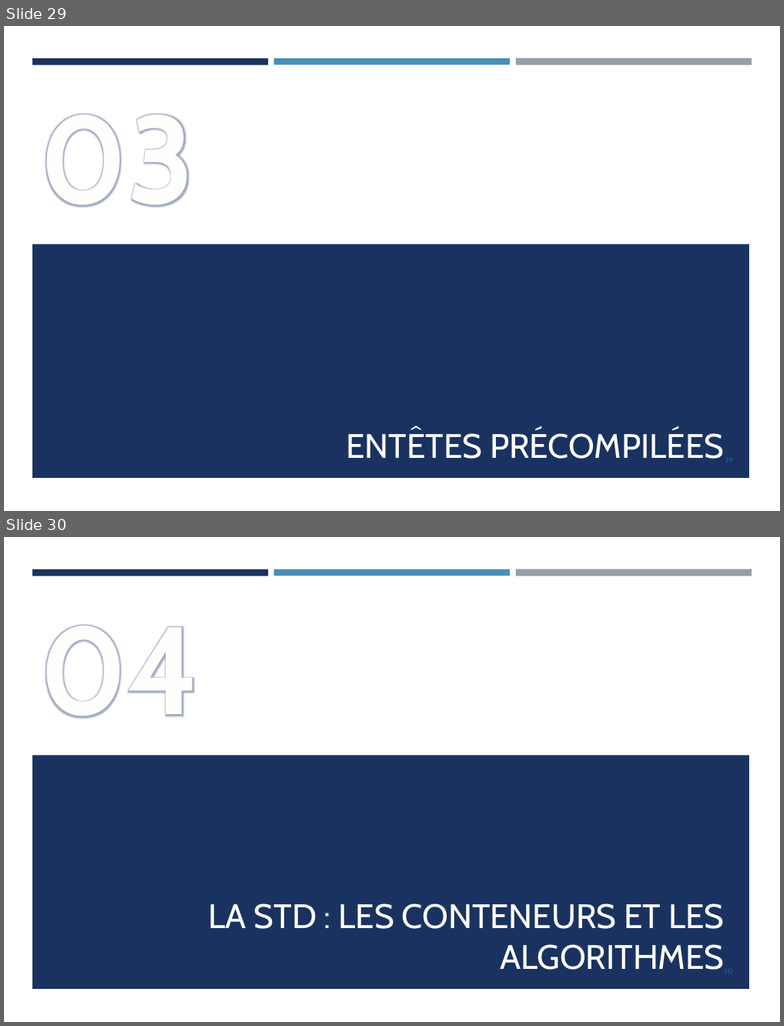
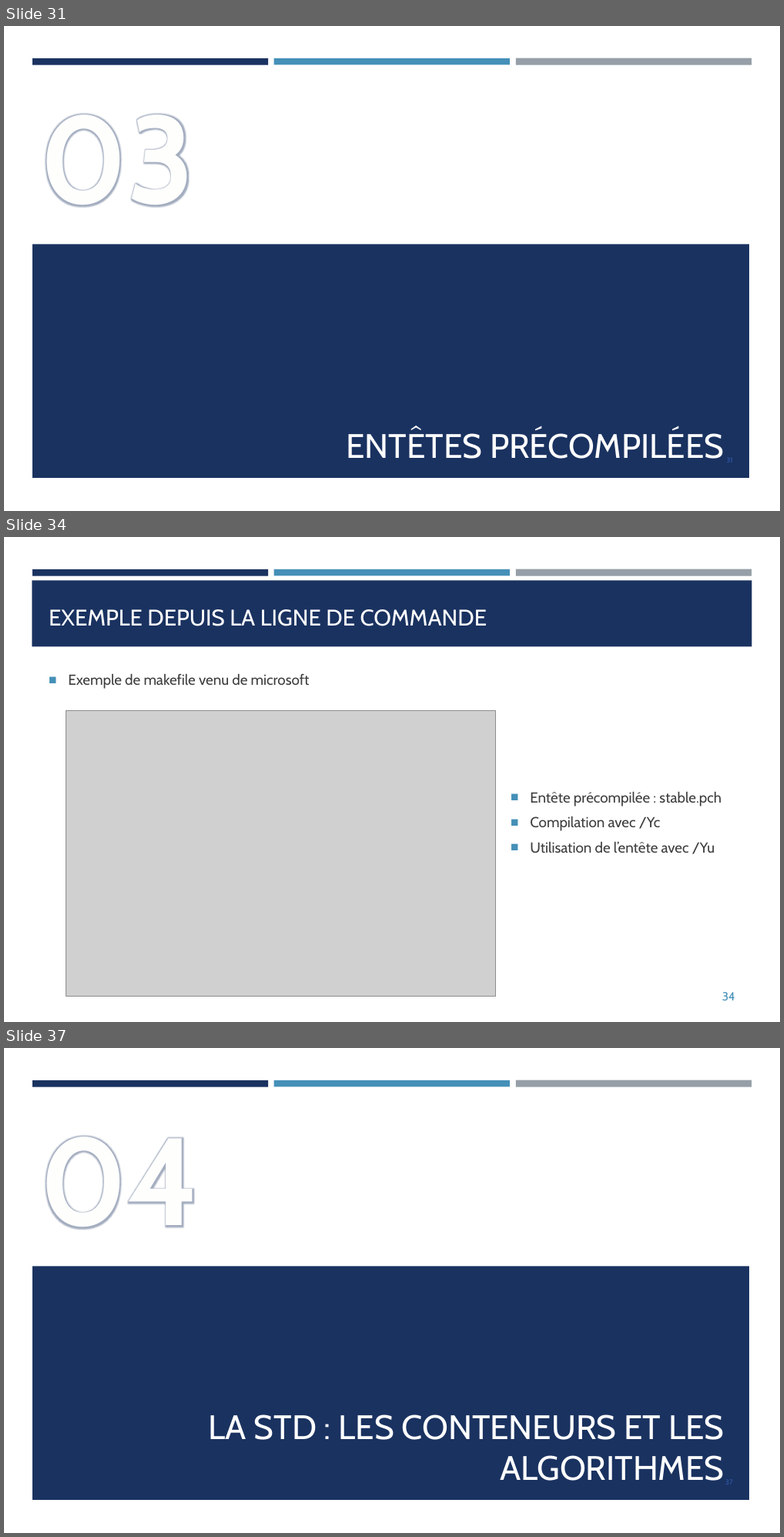
Before and after one commit to franckginguene/cpp_scalian, a slide deck: diapos/CPP_matin.pptx. Shown one above the other, each under a label of ours: slides 29 and 30 before the commit, slides 31, 34 and 37 after it; the slides between them are not shown. The pictures are 784x1026 and 784x1537 pixels, drawn with LibreOffice and Linux fonts; fonts in the diff are those of the drawing; grey boxes stand for pictures. Boxes give left, top, right and bottom in pixels: in the first picture for what was removed or moved away, otherwise in the second. Text is boxed around its words. In the diff, an @@ line names an element or a change of style, - is before the commit and + after.

Commit message:
entête précompilées

```diff
--- a/diapos/CPP_matin.pptx
+++ b/diapos/CPP_matin.pptx
@@ slide 34 added at <box>4,537,780,1022</box>, background #FFFFFF; not listed: 3 template elements that a slide beside it also shows @@
@@ rectangle added at <box>32,580,752,646</box>, fill #1A3260 @@
@@ title added at <box>49,609,487,626</box>, 21 pt, text #FFFFFF @@
+EXEMPLE DEPUIS LA LIGNE DE COMMANDE
@@ text added at <box>68,674,310,689</box>, 13.5 pt, text #3D3D3D @@
+■ Exemple de makefile venu de microsoft
@@ picture added at <box>66,710,496,996</box> @@
@@ text added at <box>530,792,722,854</box>, 13.5 pt, text #3D3D3D @@
+■ Entête précompilée : stable.pch
+■ Compilation avec /Yc
+■ Utilisation de l’entête avec /Yu
@@ page number added at <box>722,992,736,1001</box>, 11 pt, text #4590B8 @@
+34
@@ what was slide 29 is now slide 31 @@
@@ what was slide 30 is now slide 37 @@
```
Also in this commit, not shown: 1 slide changed, 6 other slides added.
